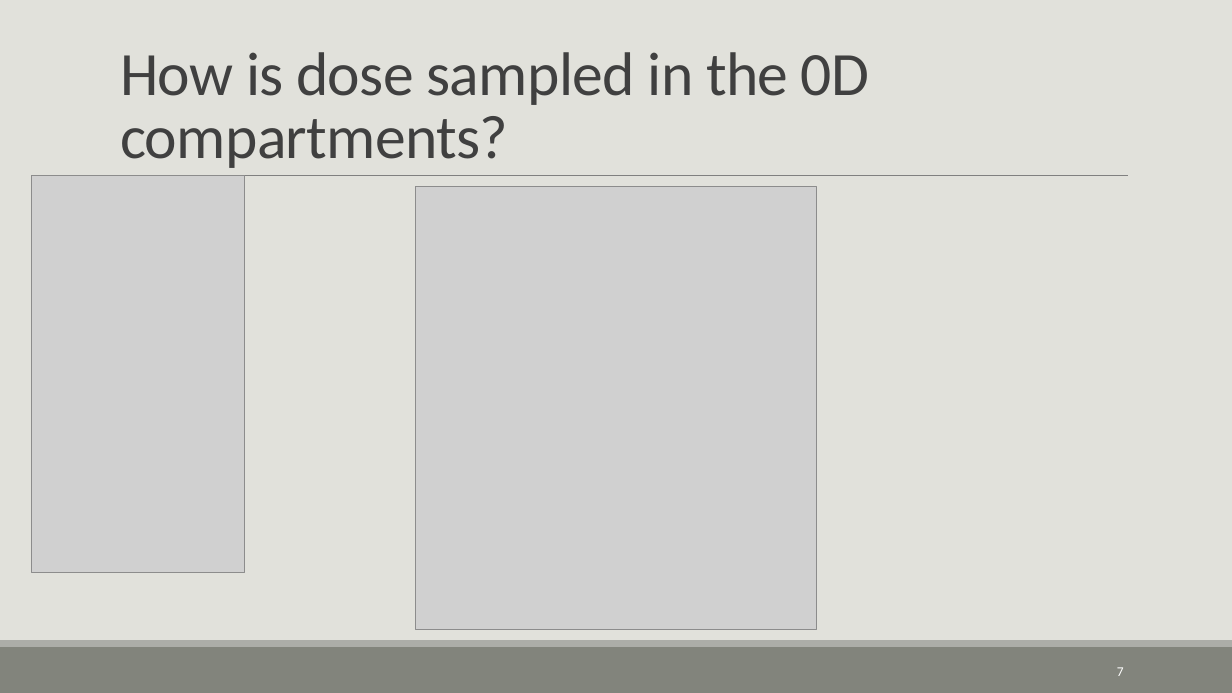
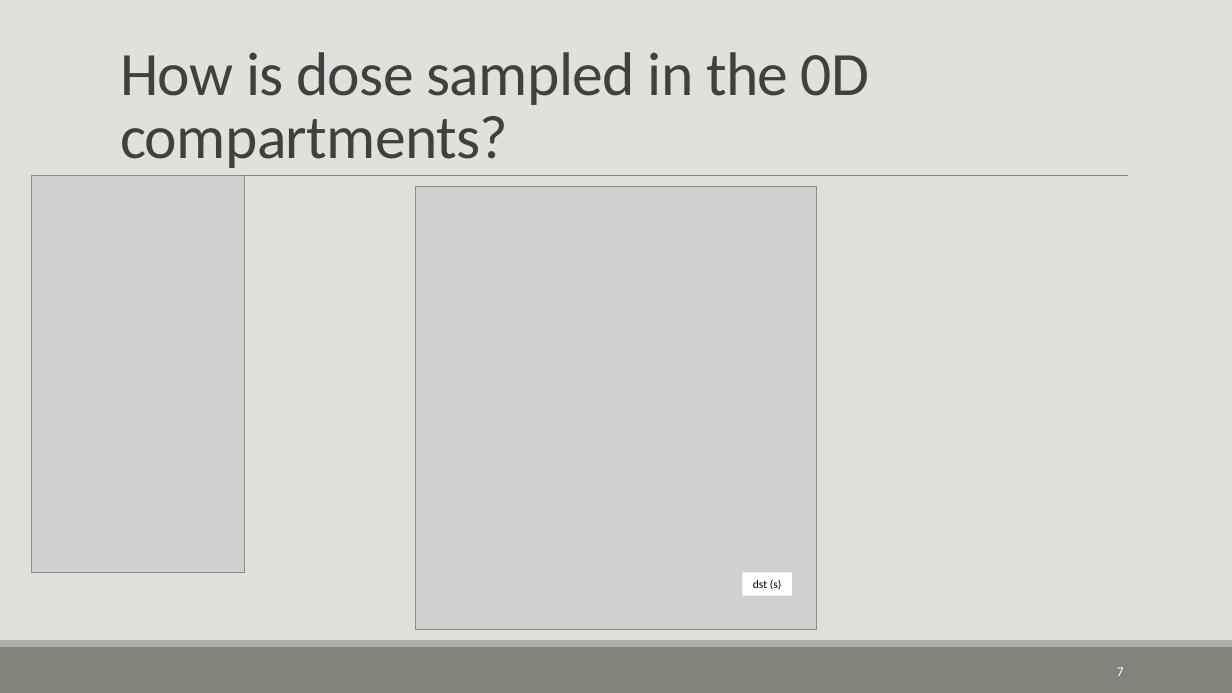
Before and after one commit to CNorthwayMedPhys/Full-Body-Flow-Model-Project, a slide deck: slide 7 of Working Documents/03.26_Committee Meeting.pptx. Drawn at 1232x693 pixels with LibreOffice and Linux fonts; fonts in the diff are those of the drawing; grey boxes stand for pictures. Boxes give left, top, right and bottom in pixels: in the first picture for what was removed or moved away, otherwise in the second. Text is boxed around its words. In the diff, an @@ line names an element or a change of style, - is before the commit and + after.

```diff
--- a/Working Documents/03.26_Committee Meeting.pptx
+++ b/Working Documents/03.26_Committee Meeting.pptx
@@ rectangle added at (x1=743, y1=573, x2=792, y2=596), fill #FFFFFF, 9 pt, text #000000 @@
+dst (s)
```
Also in this commit, not shown: 5 other slides changed, 9 slides added, 1 other file.
